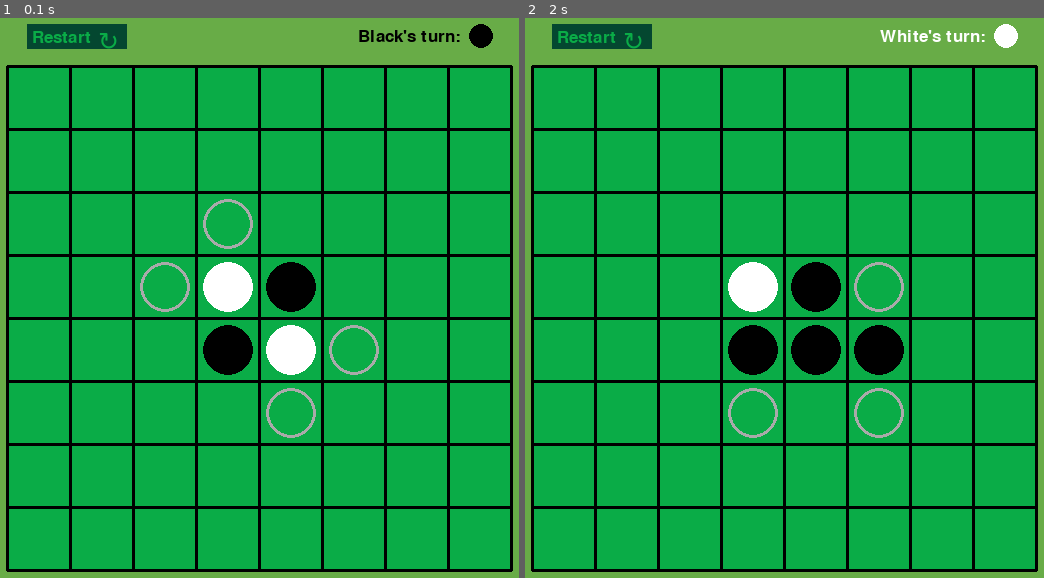
Above: before the commit, frames 1-2 (left to right).
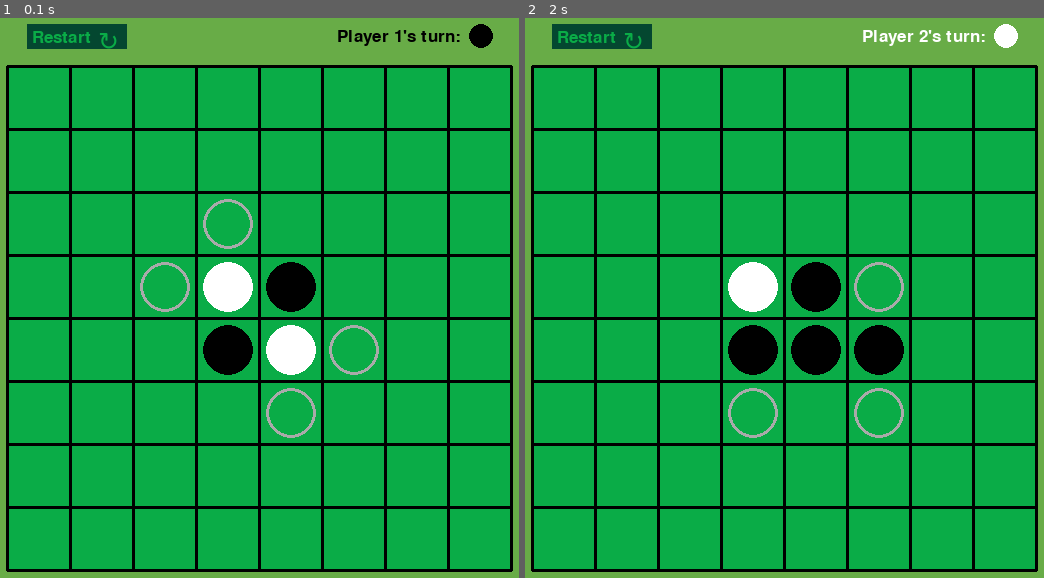
Above: after the commit, the same moments.

Repository: dan-wri/pygame-reversi
Game: pygame game, started from reversi.py
Two runs of this game, one before a commit and one after it. Both use one fixed random seed, a clock stepped at 60 frames per second and the inputs below.
Inputs (mouse positions are in pixels of both pictures, inside the frame that each line leads up to):
- Up to frame 1 (0.1 s): no input
- Up to frame 2 (2 s): click (867, 337) at 1.88 s

The runs differ from the first frame. In frame 1, 0.2% of the frame differs, in the area x 65-78%, y 2-5%; in frame 2, 0.2%.

Commit message:
Team naming adjustments

Diff:
--- a/reversi.py
+++ b/reversi.py
@@ -201,12 +201,12 @@
             restart_icon, (self.__restart_coords[0] + restart_text.get_width() + padding * 2.3, self.__restart_coords[1] + padding * 0.4))
 
     def __draw_instructions(self):
-        turn_text = "Black" if self.__turn == 1 else "White"
+        turn_text = "Player 1" if self.__turn == 1 else "Player 2"
         piece_colour = self.__black if self.__turn == 1 else self.__white
         instruction_text = self.__font.render(
             f"{turn_text}'s turn:", True, piece_colour)
 
-        offset = 3.5  # TODO: Experiment with division instead of offset
+        offset = 3.5  # TODO: Experiment with division instead of fixed offset value
         text_coords = ((self.__instruction_piece_coords[0] - (
             self.__piece_size / 2) - instruction_text.get_width()) - (offset * 2), self.__instruction_piece_coords[1] - (self.__piece_size / 3))
         self.__window.blit(instruction_text, text_coords)
@@ -303,10 +303,10 @@
 
         if winner == 1:
             parts = self.__winner_string(
-                "black", "white", sum_black, sum_white)
+                "Player 1", "Player 2", sum_black, sum_white)
         elif winner == 2:
             parts = self.__winner_string(
-                "white", "black", sum_white, sum_black)
+                "Player 2", "Player 1", sum_white, sum_black)
         else:
             words = ["It's ", "a ", "draw! ", "Looks ", "like ",
                      "you're ", "as ", "good ", "as ", "eachother..."]
